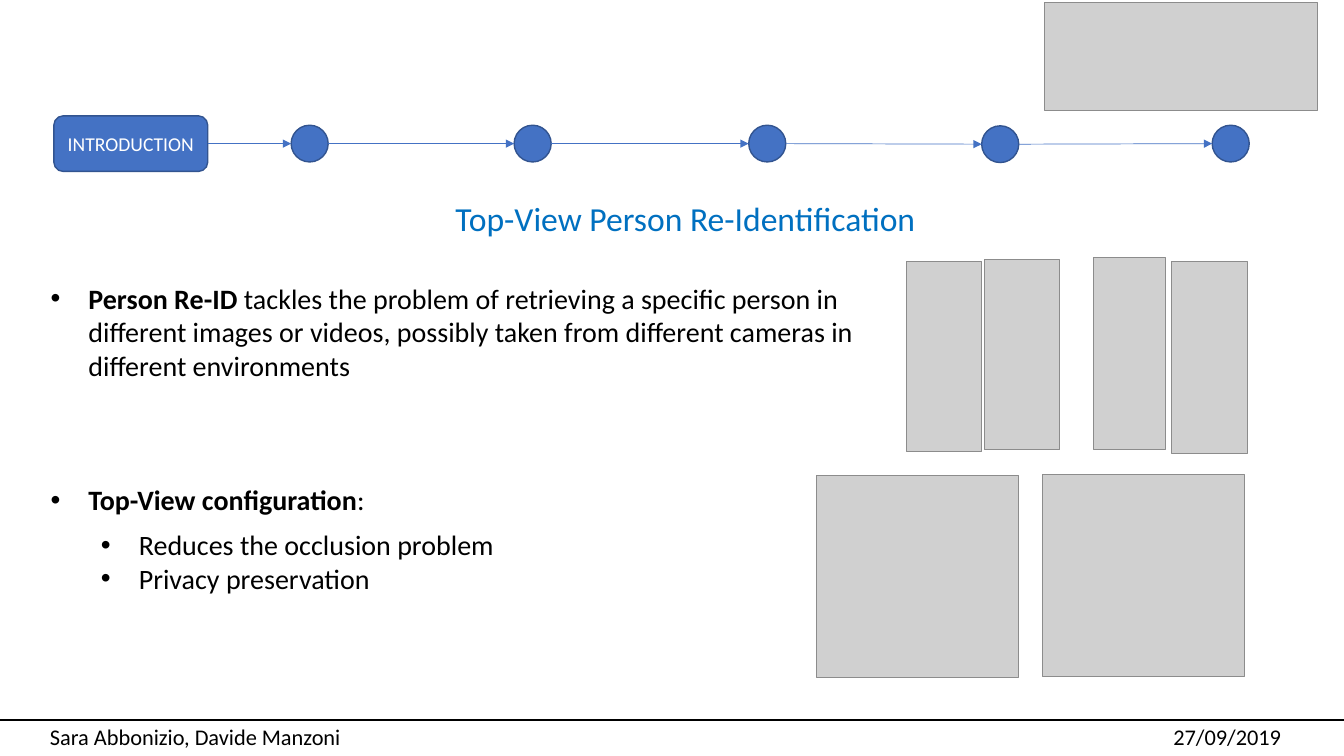
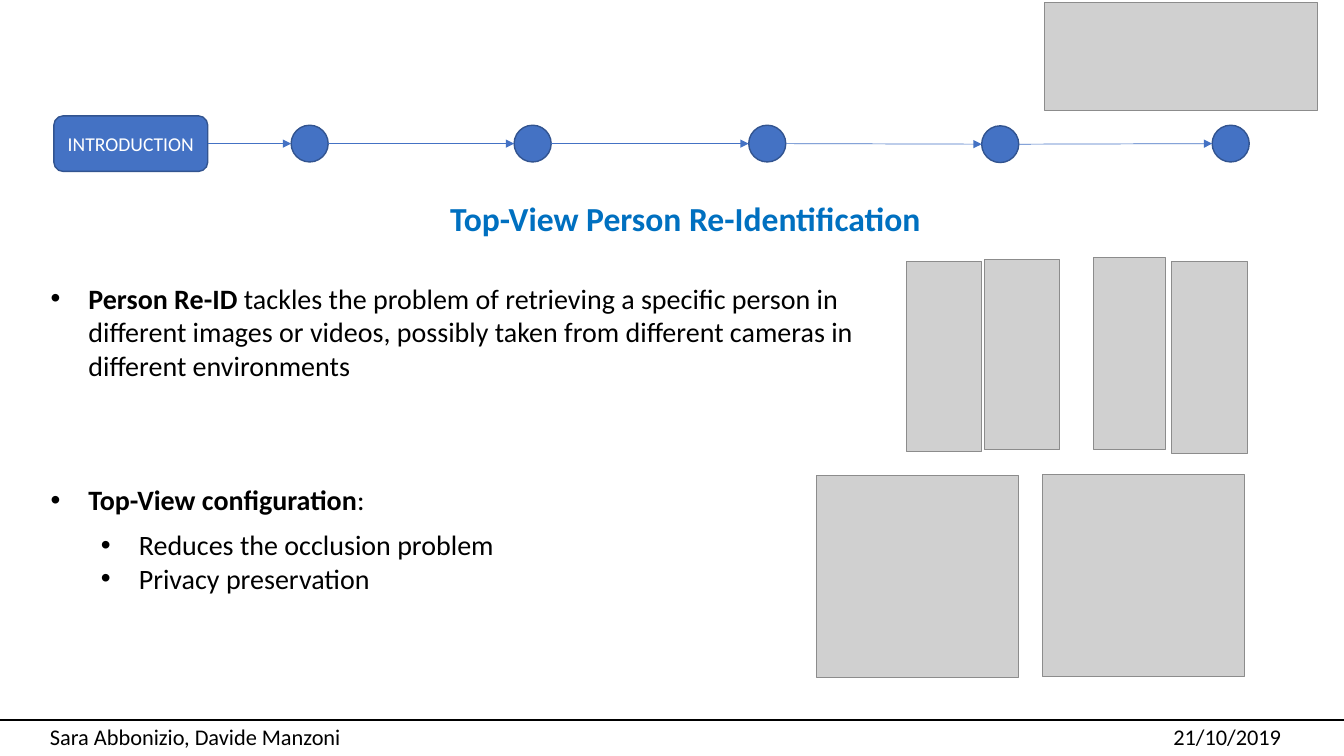
Before and after one commit to univpmCV2019/ReIdentification, a slide deck: slide 2 of Presentazione.pptx. Drawn at 1344x756 pixels with LibreOffice and Linux fonts; fonts in the diff are those of the drawing; grey boxes stand for pictures. Boxes give left, top, right and bottom in pixels: in the first picture for what was removed or moved away, otherwise in the second. Text is boxed around its words. In the diff, an @@ line names an element or a change of style, - is before the commit and + after.

Commit message:
Re-Identification ComputerVision 2019

```diff
--- a/Presentazione.pptx
+++ b/Presentazione.pptx
@@ text "Top-View Person Re-Identification" at (450,207,920,237): bold on @@
@@ text at (1173,729,1281,746): text changed @@
-27/09/2019
+21/10/2019
```
Also in this commit, not shown: 14 other slides changed, 1 slide added, 1 other file.
